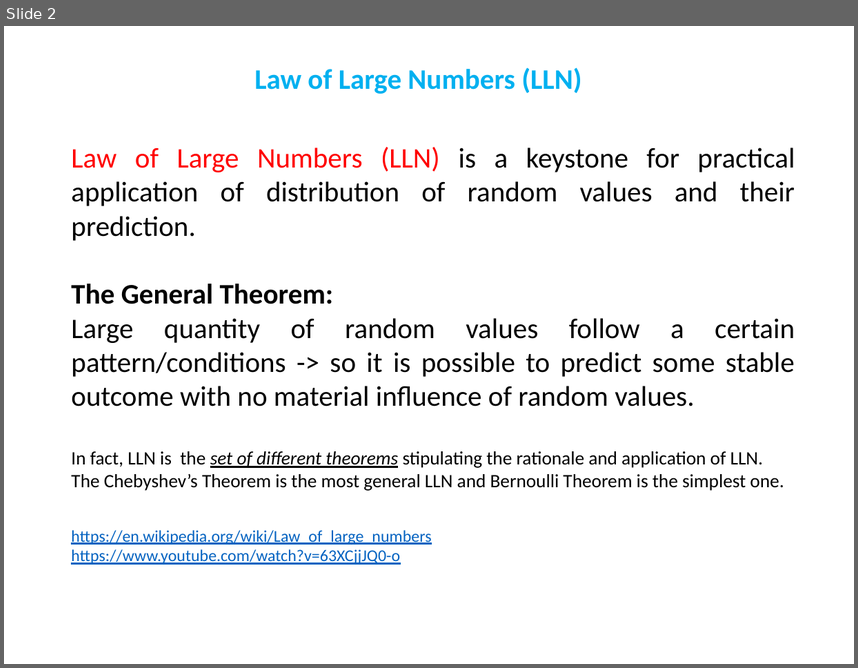
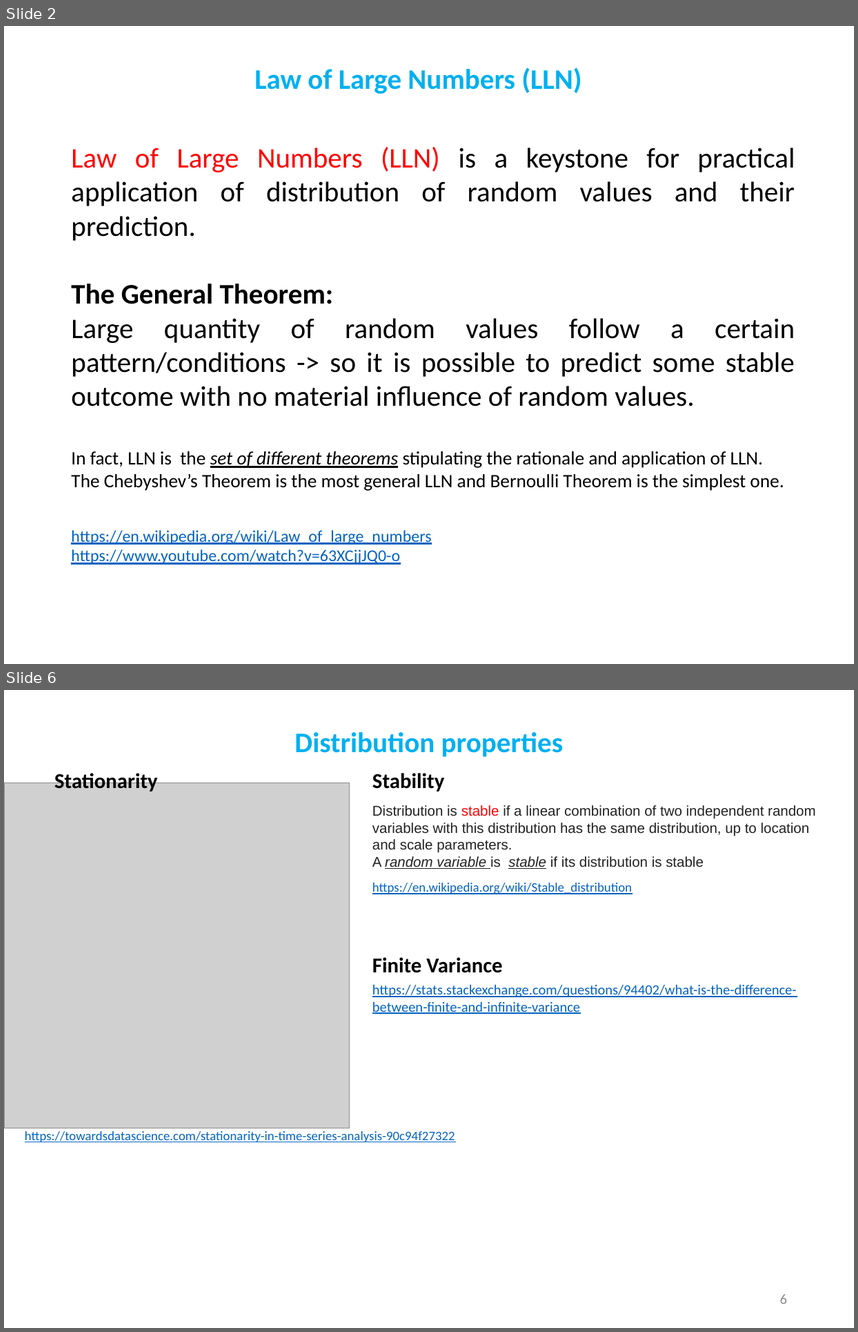
Before and after one commit to demydd/Basic-Machine-Learning-Course-for-Developers, a slide deck: Distributions.pptx. Shown one above the other, each under a label of ours: slide 2 before the commit, slides 2 and 6 after it; the slides between them are not shown. The pictures are 858x668 and 858x1332 pixels, drawn with LibreOffice and Linux fonts; fonts in the diff are those of the drawing; grey boxes stand for pictures. Boxes give left, top, right and bottom in pixels: in the first picture for what was removed or moved away, otherwise in the second. Text is boxed around its words. In the diff, an @@ line names an element or a change of style, - is before the commit and + after.

Commit message:
Normal distribution section is added.

```diff
--- a/Distributions.pptx
+++ b/Distributions.pptx
@@ slide 6 added at <box>4,690,854,1328</box>, background #FFFFFF @@
@@ title added at <box>294,732,564,757</box>, 24 pt, text #00B0F0, bold @@
+Distribution properties
@@ text added at <box>54,771,158,791</box>, 18 pt, text #000000, bold @@
+Stationarity
@@ picture added at <box>4,782,349,1127</box> @@
@@ text added at <box>372,773,444,791</box>, 18 pt, text #000000, bold @@
+Stability
@@ text added at <box>372,805,816,869</box>, 12 pt, text #222222 @@
+Distribution is stable if a linear combination of two independent random variables with this distribution has the same distribution, up to location and scale parameters.
+A random variable is stable if its distribution is stable
@@ text added at <box>372,883,632,894</box>, 11 pt, text #0563C1, underline @@
+https://en.wikipedia.org/wiki/Stable_distribution
@@ text added at <box>372,957,502,973</box>, 18 pt, text #000000, bold @@
+Finite Variance
@@ text added at <box>372,984,797,1014</box>, 12 pt, text #0563C1, underline @@
+https://stats.stackexchange.com/questions/94402/what-is-the-difference-between-finite-and-infinite-variance
@@ text added at <box>25,1131,455,1142</box>, 11 pt, text #0563C1, underline @@
+https://towardsdatascience.com/stationarity-in-time-series-analysis-90c94f27322
@@ page number added at <box>780,1294,787,1303</box>, 12 pt, text #8C8C8C @@
+6
```
Also in this commit, not shown: 2 slides changed, 5 other slides added.
